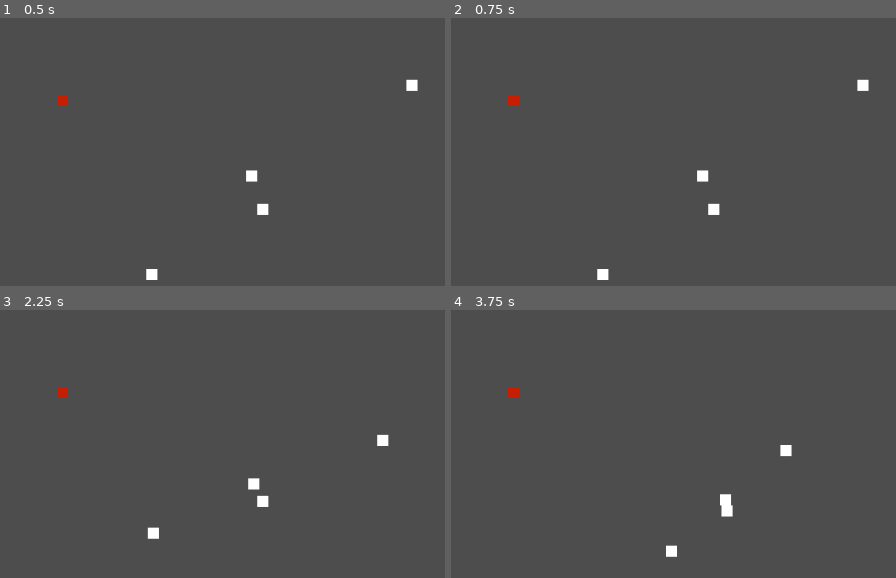
Above: before the commit, frames 1-4 (two rows, left to right).
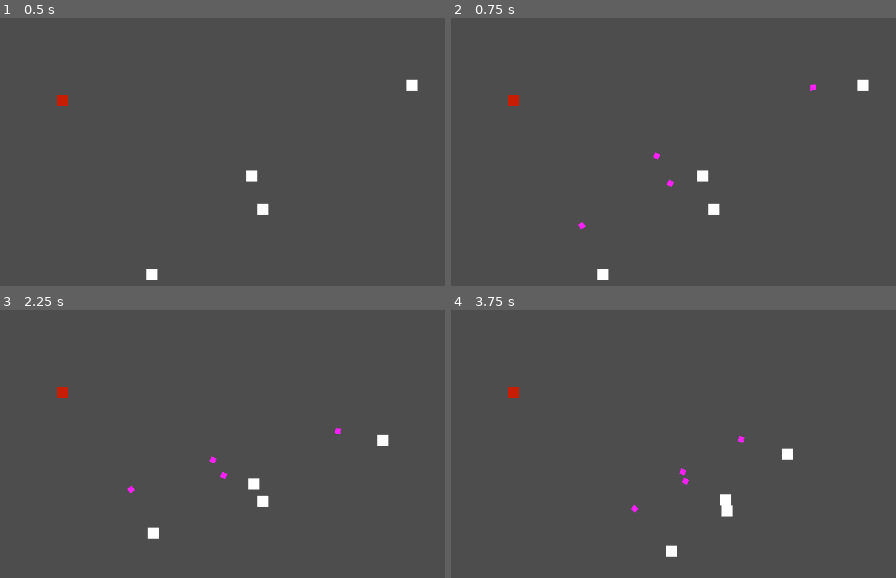
Above: after the commit, the same moments.

Repository: Denomycor/ddj
Game: Godot game, scene res://assets/scenes/game.tscn
Two runs of this game, one before a commit and one after it. Both use one fixed random seed, a clock stepped at 60 frames per second and the inputs below.
Inputs (mouse positions are in pixels of both pictures, inside the frame that each line leads up to):
- Up to frame 1 (0.5 s): no input
- Up to frame 2 (0.75 s): tap Enter at 0.5 s; move the mouse to (outside the picture) at 0.52 s; click (outside the picture) at 0.67 s
- Up to frame 3 (2.25 s): move the mouse to (120, 521) at 1.27 s; click (120, 521) at 1.42 s; move the mouse to (360, 398) at 2.02 s; click (360, 398) at 2.17 s
- Up to frame 4 (3.75 s): move the mouse to (outside the picture) at 2.77 s; click (outside the picture) at 2.92 s; move the mouse to (outside the picture) at 3.52 s; click (outside the picture) at 3.67 s

Frame 1 is identical in both runs. In frame 2, 0.1% of the frame differs, in the area x 28-83%, y 24-79%; in frame 3, 0.1%; in frame 4, 0.2%, in the area x 40-77%, y 47-76%.

Commit message:
Testing some pew pew

Diff:
--- a/assets/scenes/enemies/enemy_troop.tscn
+++ b/assets/scenes/enemies/enemy_troop.tscn
@@ -9,7 +9,7 @@
 [sub_resource type="RectangleShape2D" id="RectangleShape2D_ibi3m"]
 size = Vector2(16, 16)
 
-[node name="enemy_troop" type="CharacterBody2D"]
+[node name="enemy_troop" type="CharacterBody2D" groups=["enemy_troops"]]
 collision_layer = 2
 collision_mask = 3
 script = ExtResource("1_ec2r6")
--- /dev/null
+++ b/assets/scenes/projectiles/projectile.tscn
@@ -0,0 +1,30 @@
+[gd_scene load_steps=4 format=3 uid="uid://c32fsgk1it65m"]
+
+[ext_resource type="Script" path="res://assets/scripts/projectile.gd" id="1_ebxyq"]
+
+[sub_resource type="RectangleShape2D" id="RectangleShape2D_2i41t"]
+size = Vector2(8, 8)
+
+[sub_resource type="RectangleShape2D" id="RectangleShape2D_0g1ag"]
+size = Vector2(8, 8)
+
+[node name="projectile" type="CharacterBody2D"]
+collision_layer = 4
+collision_mask = 0
+script = ExtResource("1_ebxyq")
+speed = 20
+max_range = 500
+
+[node name="CollisionShape2D" type="CollisionShape2D" parent="."]
+shape = SubResource("RectangleShape2D_2i41t")
+
+[node name="Polygon2D" type="Polygon2D" parent="."]
+color = Color(1, 0.12549, 1, 1)
+polygon = PackedVector2Array(-4, -4, -4, 4, 4, 4, 4, -4)
+
+[node name="HurtboxComponent" type="Area2D" parent="."]
+collision_layer = 4
+collision_mask = 2
+
+[node name="CollisionShape2D" type="CollisionShape2D" parent="HurtboxComponent"]
+shape = SubResource("RectangleShape2D_0g1ag")
--- a/assets/scenes/troops/troop.tscn
+++ b/assets/scenes/troops/troop.tscn
@@ -1,9 +1,10 @@
-[gd_scene load_steps=8 format=3 uid="uid://n8cohatmpk2b"]
+[gd_scene load_steps=9 format=3 uid="uid://n8cohatmpk2b"]
 
 [ext_resource type="Script" path="res://assets/scripts/troop.gd" id="1_2icef"]
 [ext_resource type="Script" path="res://assets/scripts/components/command_component.gd" id="2_pow76"]
-[ext_resource type="Script" path="res://assets/scripts/components/attack_component.gd" id="3_dxdlw"]
+[ext_resource type="Script" path="res://assets/scripts/components/perception_component.gd" id="3_dxdlw"]
 [ext_resource type="Script" path="res://assets/scripts/components/hitbox_component.gd" id="3_ubuao"]
+[ext_resource type="Script" path="res://assets/scripts/components/projectile_spawner_component.gd" id="5_yi441"]
 
 [sub_resource type="RectangleShape2D" id="RectangleShape2D_sedtw"]
 size = Vector2(8, 8)
@@ -12,9 +13,9 @@
 size = Vector2(16, 16)
 
 [sub_resource type="CircleShape2D" id="CircleShape2D_kbujc"]
-radius = 20.0
+radius = 32.0
 
-[node name="troop" type="CharacterBody2D"]
+[node name="troop" type="CharacterBody2D" groups=["player_troops"]]
 collision_mask = 3
 motion_mode = 1
 script = ExtResource("1_2icef")
@@ -27,7 +28,7 @@
 
 [node name="CommandComponent" type="Node" parent="."]
 script = ExtResource("2_pow76")
-aprox_distance = 16
+aprox_distance = 22
 
 [node name="HitboxComponent" type="Area2D" parent="."]
 collision_mask = 0
@@ -42,7 +43,12 @@
 collision_mask = 2
 monitorable = false
 script = ExtResource("3_dxdlw")
-perception_range = 20.0
 
 [node name="CollisionShape2D" type="CollisionShape2D" parent="PerceptionComponent"]
 shape = SubResource("CircleShape2D_kbujc")
+
+[node name="ProjectileSpawnerComponent" type="Node2D" parent="."]
+position = Vector2(8, 0)
+script = ExtResource("5_yi441")
+fire_delay = 1.0
+multishot = 1
--- a/assets/scripts/components/attack_component.gd
+++ b/assets/scripts/components/perception_component.gd
@@ -1,15 +1,11 @@
 ## Keeps track of what enemies are in range of this troop
 class_name PerceptionComponent extends Area2D
-
-## The vision range to register enemy troops
-@export var perception_range: float
 
 var enemies_in_range: Array[PhysicsBody2D]
 var enabled = true
 
 
 func _ready() -> void:
-	$CollisionShape2D.shape.radius = perception_range
 	body_entered.connect(enemies_in_range.append)
 	body_exited.connect(enemies_in_range.erase)
 
--- /dev/null
+++ b/assets/scripts/components/projectile_spawner_component.gd
@@ -0,0 +1,35 @@
+class_name ProjectileSpawnerComponent extends Node2D
+
+signal shoot_projectile(from: Vector2, rot: float, data: Variant)
+signal projectile_ready
+
+@export var fire_delay: float
+@export var multishot: int
+@export var spread: float
+
+var delay_acc: float
+var proj_ready := true
+var enabled := true
+
+
+func _ready() -> void:
+	delay_acc = fire_delay
+
+
+func _process(delta: float) -> void:
+	if(!proj_ready):
+		if(delay_acc < delta):
+			proj_ready = true
+			projectile_ready.emit()
+		else:
+			delay_acc -= delta
+
+
+## Shoot a projectile, ignored if it's not ready or enabled
+func shoot(to: Vector2, data: Variant = null) -> void:
+	if(proj_ready && enabled):
+		for i in range(multishot):
+			var angle: float = (to-global_position).angle() + (randf() - 0.5) * spread
+			shoot_projectile.emit(global_position, angle, data)
+		proj_ready = false
+		delay_acc = fire_delay
--- /dev/null
+++ b/assets/scripts/projectile.gd
@@ -0,0 +1,33 @@
+class_name Projectile extends CharacterBody2D
+
+
+@export var speed := 300
+@export var max_range := 10000
+
+var distance_acc := 0.0
+var locked := true
+
+
+func set_properties_and_start(from: Vector2, rot: float) -> void:
+	global_position = from
+	rotation = rot
+	locked = false
+
+
+func _physics_process(_delta: float) -> void:
+	assert(!locked)
+	var direction := Vector2.from_angle(rotation)
+	var motion := direction * speed
+	distance_acc += motion.length()
+
+	if(distance_acc > max_range):
+		queue_free()
+	else:
+		velocity = motion
+		var collision := move_and_collide(motion)
+		if(collision):
+			handle_collision(collision)
+
+
+func handle_collision(_collision: KinematicCollision2D) -> void:
+	queue_free()
--- a/assets/scripts/troop.gd
+++ b/assets/scripts/troop.gd
@@ -1,14 +1,26 @@
 class_name Troop extends CharacterBody2D
+
+const PROJ_SCENE := preload("res://assets/scenes/projectiles/projectile.tscn")
 
 @onready var hitbox_component: HitboxComponent = $HitboxComponent
 @onready var perception_component: PerceptionComponent = $PerceptionComponent
+@onready var projectile_spawner_component: ProjectileSpawnerComponent = $ProjectileSpawnerComponent
 
 
 func _ready() -> void:
-	pass
+	projectile_spawner_component.shoot_projectile.connect(func(from: Vector2, rot: float, _data: Variant):
+		var instance: Projectile = PROJ_SCENE.instantiate()
+		get_parent().add_child(instance)
+		instance.set_properties_and_start(from, rot)
+	)
 
 
 func _process(_delta: float) -> void:
 	var target := perception_component.get_closest_target()
 	if(target):
 		(target.get_node("HitboxComponent") as HitboxComponent).deal_damage(1)
+
+
+func _input(event):
+	if(event is InputEventMouseButton):
+		projectile_spawner_component.shoot(get_tree().get_first_node_in_group("enemy_troops").global_position)
--- a/project.godot
+++ b/project.godot
@@ -15,6 +15,11 @@
 config/features=PackedStringArray("4.3", "Forward Plus")
 config/icon="res://icon.svg"
 
+[global_group]
+
+player_troops=""
+enemy_troops=""
+
 [layer_names]
 
 2d_physics/layer_1="player_troop"
